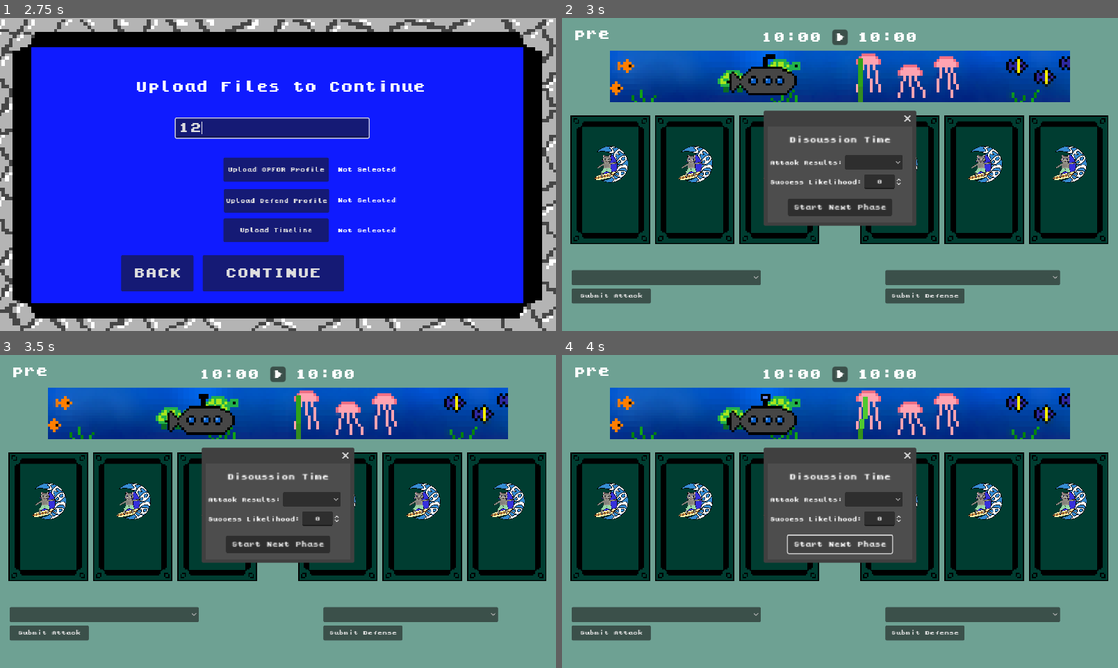
Above: before the commit, frames 1-4 (two rows, left to right).
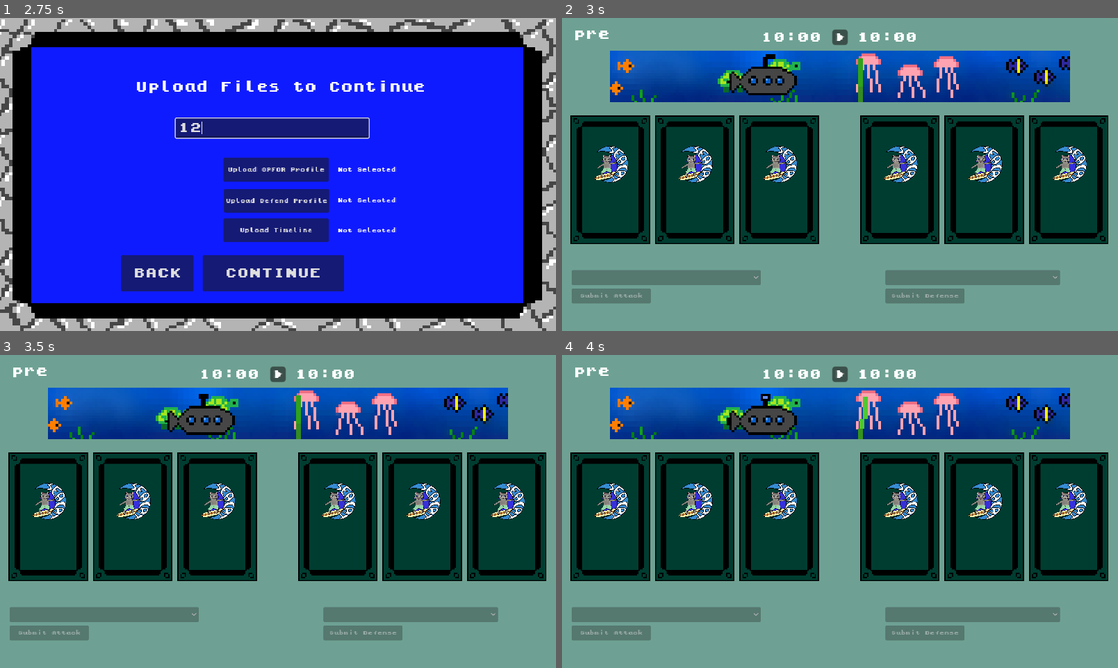
Above: after the commit, the same moments.

Repository: phan-andrew/demo3
Game: Godot game, scene res://game_scenes/start_screen/start_screen.tscn
The game is run twice, just before and just after one commit, with the same random seed, the same clock (stepped at 60 frames per second) and the same inputs.
Inputs (mouse positions are in pixels of both pictures, inside the frame that each line leads up to):
- Up to frame 1 (2.75 s): click "Play" at 0.5 s; click "CONTINUE" at 1.25 s; click (272, 127) at 2.02 s; type "12" at 2.1 s
- Up to frame 2 (3 s): click "CONTINUE" at 2.75 s
- Up to frame 3 (3.5 s): no input
- Up to frame 4 (4 s): click (840, 542) at 3.5 s, where only the run before the commit has a clickable "Start Next Phase"

Frame 1 is identical in both runs. In frame 2, 14% of the frame differs, in the area x 1-90%, y 29-92%; in frame 3, 14%; in frame 4, 14%.
Error before the commit: Invalid assignment of property or key 'playing' with value of type 'bool' on a base object of type 'null instance'. (res://game_scenes/game_screen/game_screen.…

Commit message:
Update game_screen.gd

Diff:
--- a/game_scenes/game_screen/game_screen.gd
+++ b/game_scenes/game_screen/game_screen.gd
@@ -15,10 +15,6 @@
 
 # Called when the node enters the scene tree for the first time.
 func _ready():
-	if Settings.changed_scene == 1:
-		$mouse_click.playing = true
-		Settings.changed_scene = 0
-
 	aCards = [$a_1, $a_2, $a_3]
 	dCards = [$d_1, $d_2, $d_3]
 	attackbuttons = [$dropdown/attack_option, $AttackSubmit]
